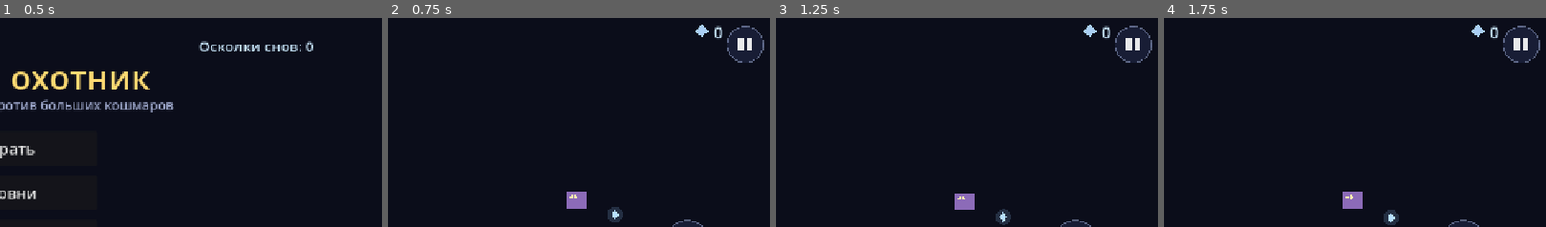
Above: before the commit, frames 1-4 (left to right).
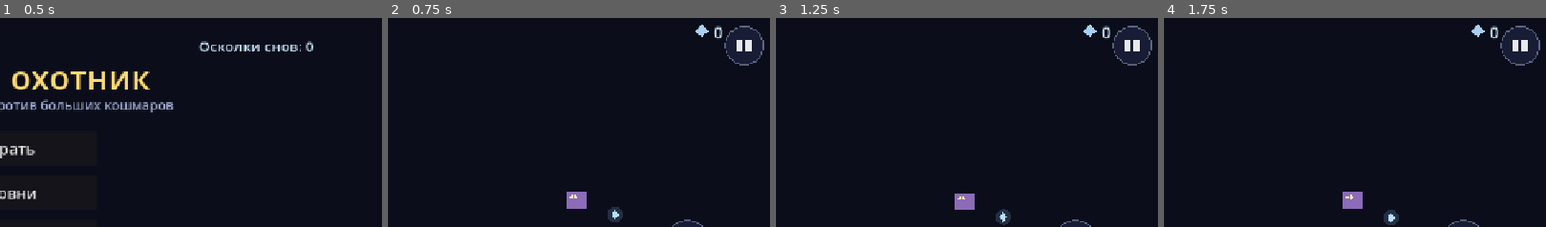
Above: after the commit, the same moments.

Repository: DarkPrince922/GameZZz
Game: Godot game, scene res://scenes/main_menu.tscn
The game is run twice, just before and just after one commit, with the same random seed, the same clock (stepped at 60 frames per second) and the same inputs.
Inputs (mouse positions are % of the whole screen's width and height, from its top left):
- Up to frame 1 (0.5 s): no input
- Up to frame 2 (0.75 s): click "Играть" at 0.5 s
- Up to frame 3 (1.25 s): no input
- Up to frame 4 (1.75 s): move the mouse to (72, 45) at 1.27 s; hold D (move_right) from 1.28 s (still down); hold J (attack) from 1.28 s (still down); click (72, 45) at 1.42 s; tap Space (jump) at 1.52 s
The pictures show only the part of the screen within x 49-99%, y 0-50%; the shares and areas given below are measured in that part.

Frame 1 is identical in both runs. In frame 2, 0.4% of the frame differs, in the area x 88-98%, y 3-23%; in frame 3, 0.4%; in frame 4, 0.4%.

Commit message:
Fix pause button below 64px minimum diameter

Diff:
--- a/scripts/ui/touch_controls.gd
+++ b/scripts/ui/touch_controls.gd
@@ -121,8 +121,8 @@
 		widgets["skill_%d" % slot] = _make_widget(center, skill_radius, "skill_%d" % (slot + 1))
 		widgets["skill_%d" % slot]["slot"] = slot
 
-	# Pause: top-right corner.
-	var pause_radius := clampf(view.y * 0.042, 26.0, 32.0) * _scale
+	# Pause: top-right corner (>= 64px diameter like every other button).
+	var pause_radius := clampf(view.y * 0.042, 32.0, 40.0) * _scale
 	widgets["pause"] = _make_widget(Vector2(view.x - right - pause_radius,
 			top + pause_radius), pause_radius, "pause")
 	queue_redraw()
